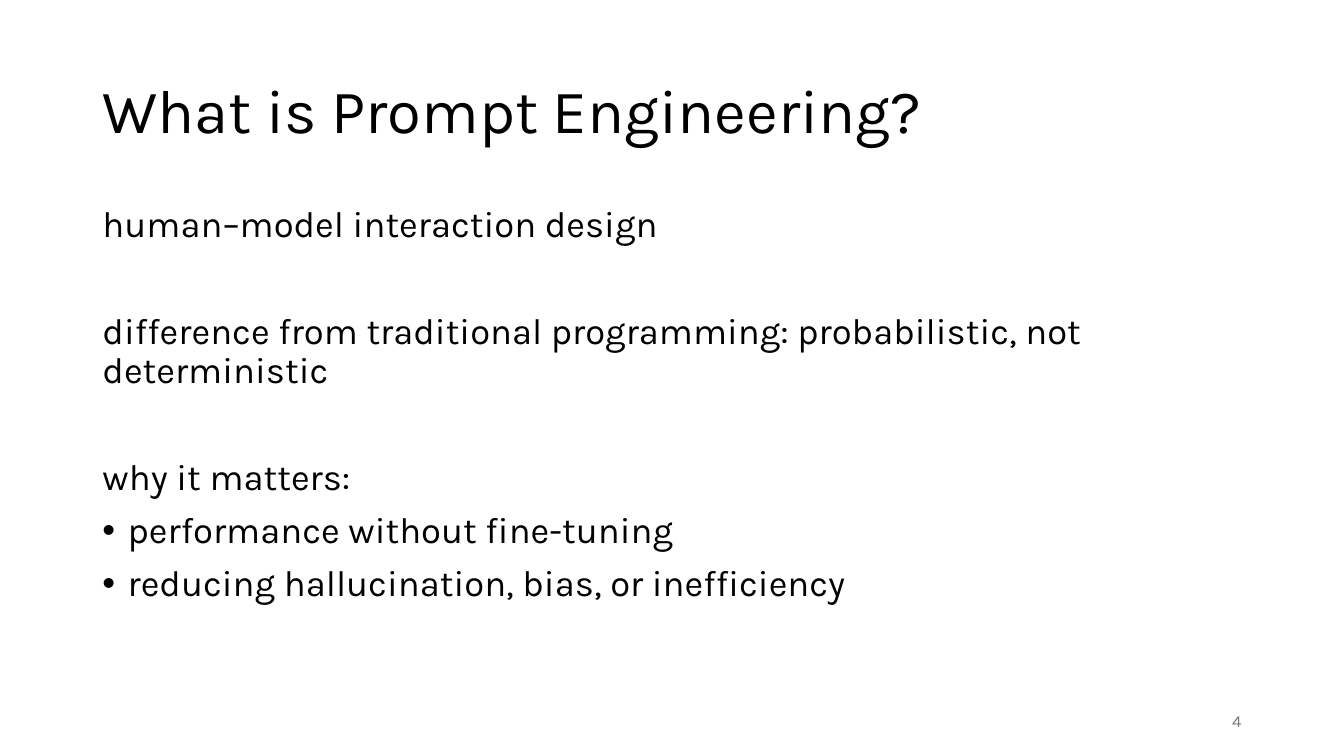
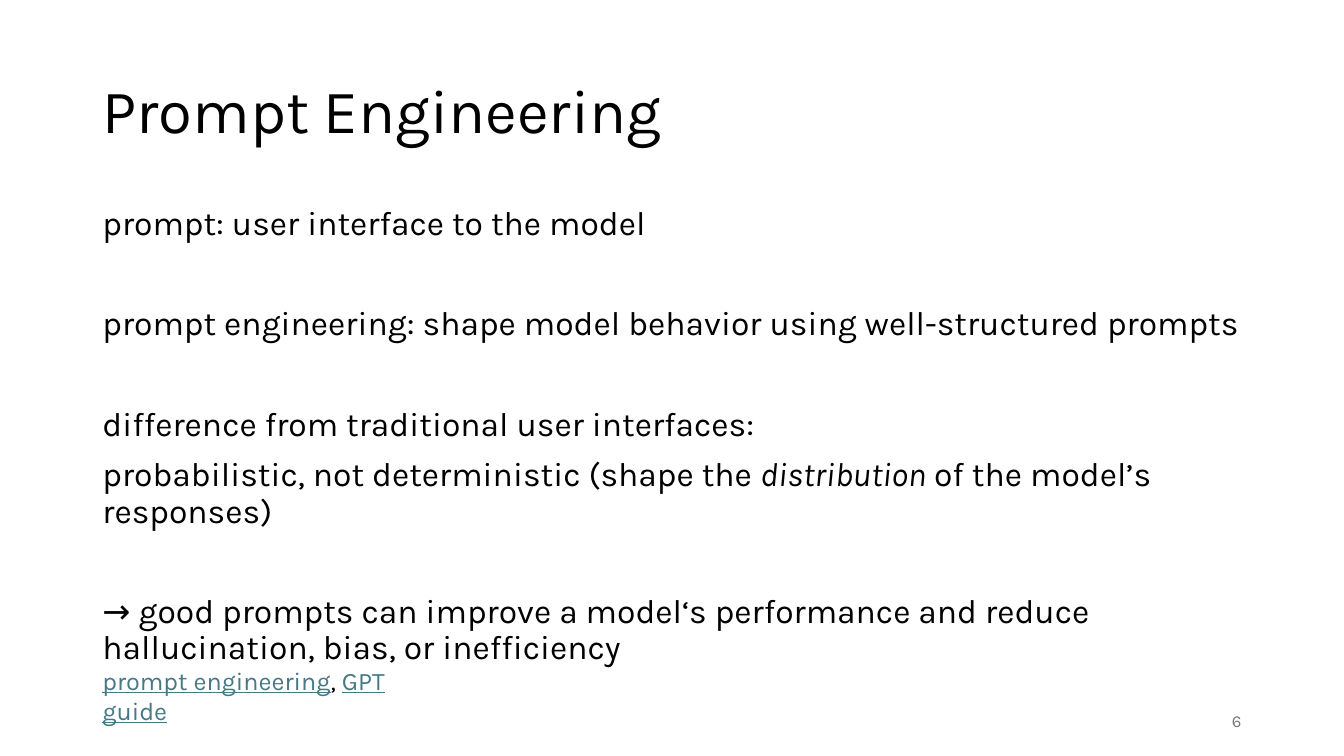
Before and after one commit to FelixWick/language_models, a slide deck: slide 6 of slides/4_context_engineering.pptx (slide 4 before the commit). Drawn at 1344x756 pixels with LibreOffice and Linux fonts; fonts in the diff are those of the drawing. Boxes give left, top, right and bottom in pixels: in the first picture for what was removed or moved away, otherwise in the second. Text is boxed around its words. In the diff, an @@ line names an element or a change of style, - is before the commit and + after.

Commit message:
more details on prompt engineering

```diff
--- a/slides/4_context_engineering.pptx
+++ b/slides/4_context_engineering.pptx
@@ title at [102, 90, 662, 148]: text changed @@
-What is Prompt Engineering?
+Prompt Engineering
@@ text at [102, 212, 1238, 668]: text changed; size 26 to 24 pt @@
-human–model interaction design
-difference from traditional programming: probabilistic, not deterministic
-why it matters:
-• performance without fine-tuning
-• reducing hallucination, bias, or inefficiency
+prompt: user interface to the model
+prompt engineering: shape model behavior using well-structured prompts
+difference from traditional user interfaces:
+probabilistic, not deterministic (shape the distribution of the model’s responses)
+→ good prompts can improve a model‘s performance and reduce hallucination, bias, or inefficiency
@@ text added at [102, 672, 385, 726], 18 pt, text #467886, underline @@
+prompt engineering, GPT guide
@@ page number at [1232, 716, 1242, 727]: text changed @@
-4
+6
```
Also in this commit, not shown: 5 other slides changed, 11 slides added, 6 slides removed, 1 other file.
